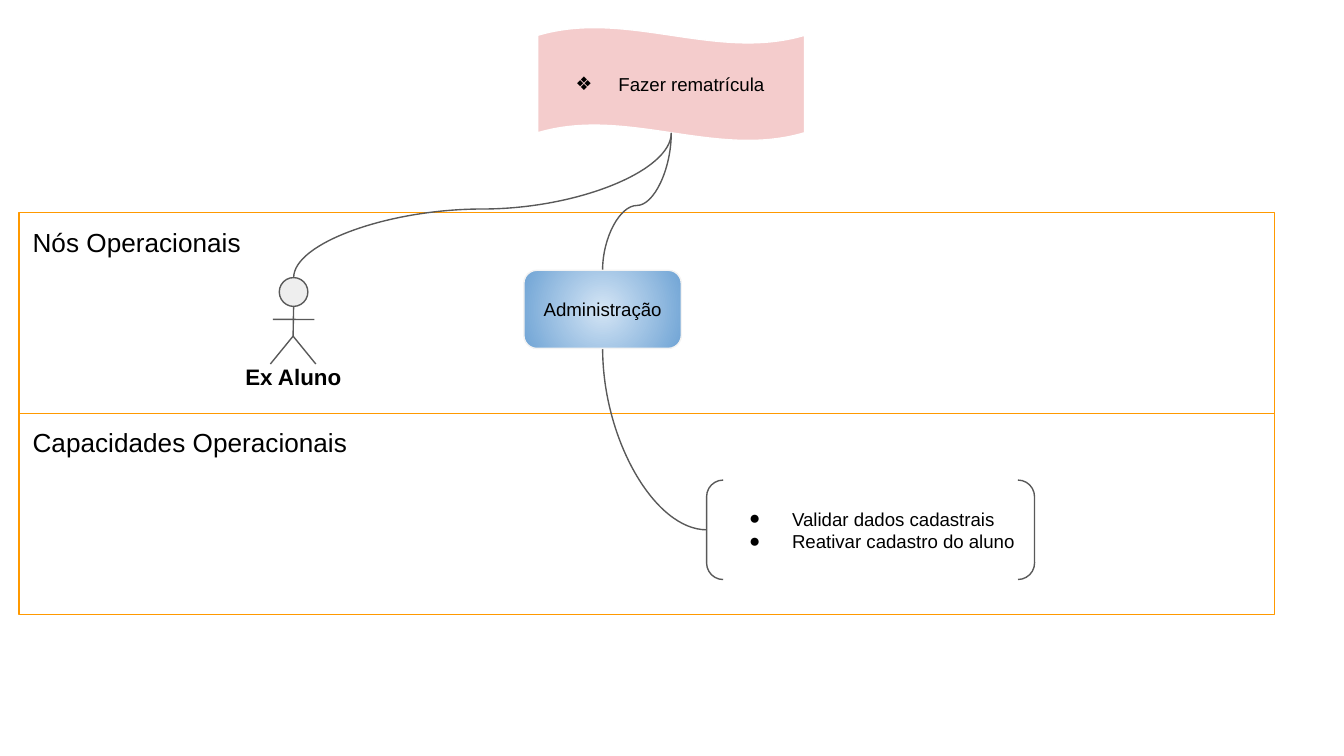
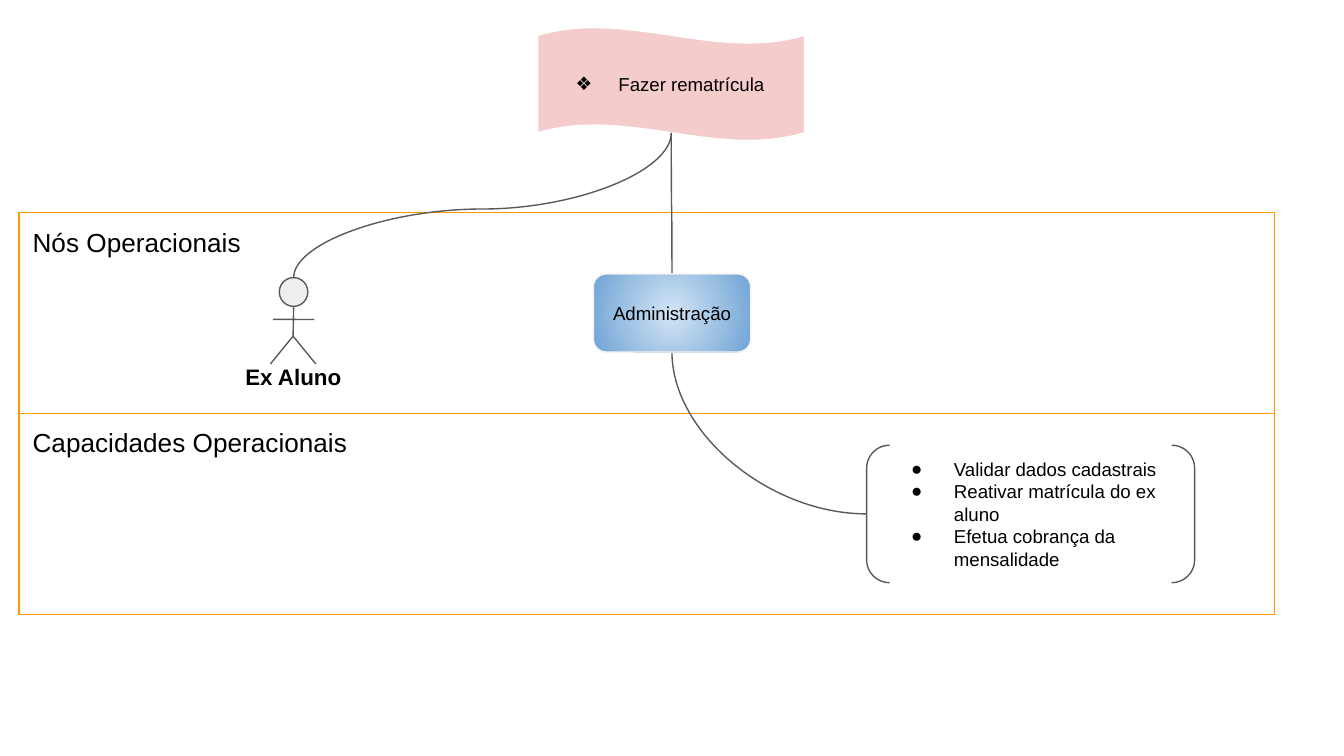
Before and after one commit to Feaugust/Oficinas-de-Projetos-de-Empresas--D-K, a slide deck: slide 5 of 15. Arquitetura de Negócio para cada Cenário.pptx (slide 8 before the commit). Drawn at 1344x756 pixels with LibreOffice and Linux fonts; fonts in the diff are those of the drawing. Boxes give left, top, right and bottom in pixels: in the first picture for what was removed or moved away, otherwise in the second. Text is boxed around its words. In the diff, an @@ line names an element or a change of style, - is before the commit and + after.

```diff
--- a/15. Arquitetura de Negócio para cada Cenário.pptx
+++ b/15. Arquitetura de Negócio para cada Cenário.pptx
@@ curved line moved from (602, 270) - (671, 133) to (672, 274) - (671, 133) @@
@@ rounded rectangle "Administração": place and size @@
-rounded rectangle "Administração" at <box>524,270,681,348</box>
+rounded rectangle "Administração" at <box>593,274,750,352</box>
@@ curved line moved from (602, 348) - (707, 530) to (672, 352) - (867, 513) @@
@@ bracket pair "Validar dados cadastrais": place and size @@
-bracket pair "Validar dados cadastrais" at <box>707,480,1035,579</box>
+bracket pair "Validar dados cadastrais" at <box>867,445,1195,582</box>
@@ text in bracket pair at <box>954,484,1156,567</box>: text changed @@
-● Reativar cadastro do aluno
+● Reativar matrícula do ex aluno
+● Efetua cobrança da mensalidade
```
Also in this commit, not shown: 4 other slides changed, 4 slides removed, 19 other files.
